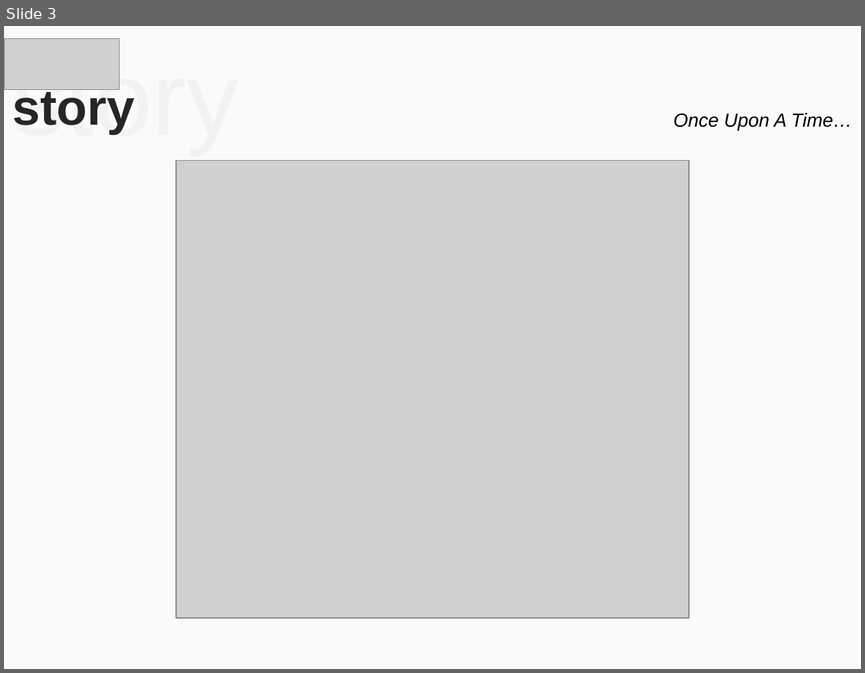
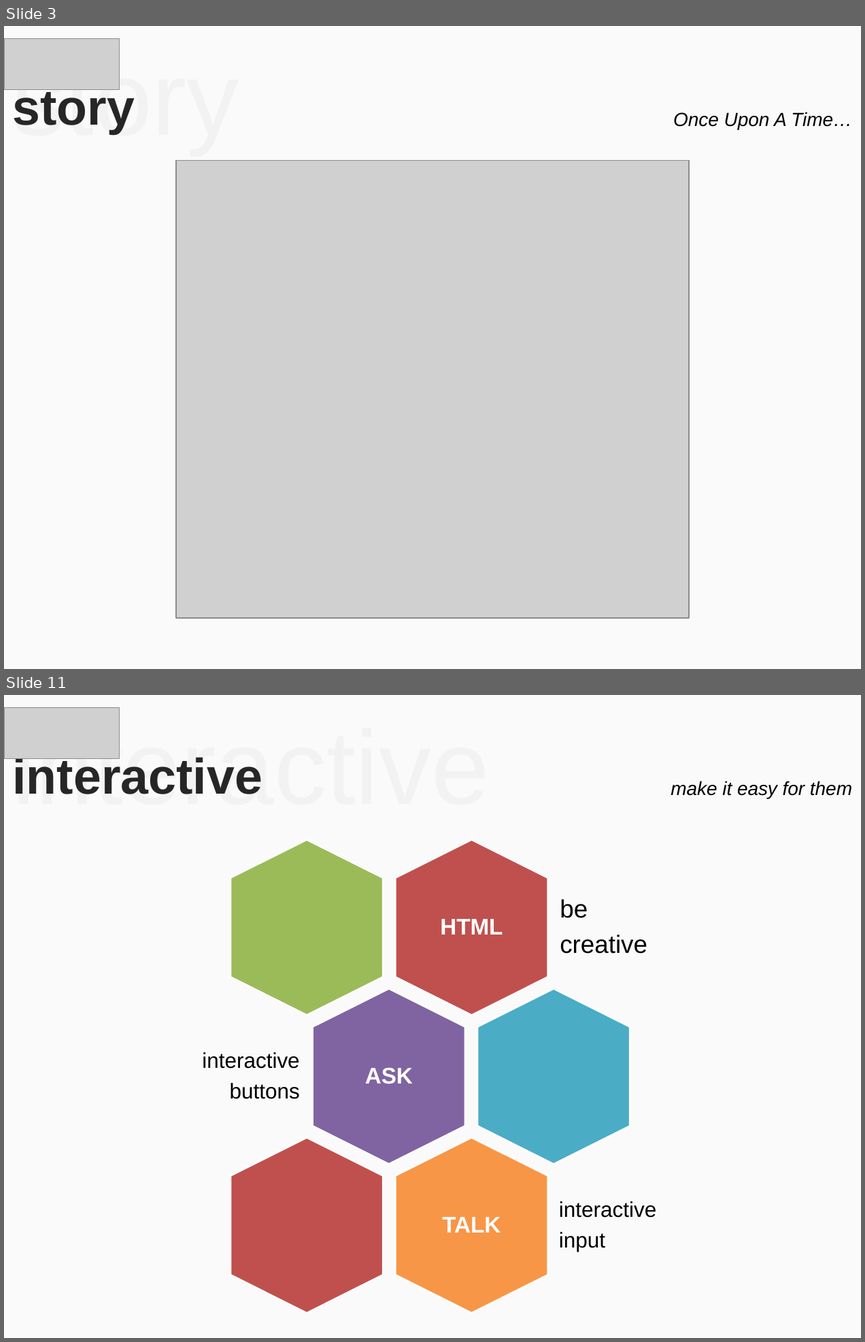
Before and after one commit to mohitmamoria/horntell-unpluggd-deck, a slide deck: Horntell - Unpluggd.pptx. Shown one above the other, each under a label of ours: slide 3 before the commit, slides 3 and 11 after it; the slides between them are not shown. The pictures are 865x673 and 865x1342 pixels, drawn with LibreOffice and Linux fonts; fonts in the diff are those of the drawing; grey boxes stand for pictures. Boxes give left, top, right and bottom in pixels: in the first picture for what was removed or moved away, otherwise in the second. Text is boxed around its words. In the diff, an @@ line names an element or a change of style, - is before the commit and + after.

```diff
--- a/Horntell - Unpluggd.pptx
+++ b/Horntell - Unpluggd.pptx
@@ slide 11 added at [4, 695, 861, 1338], background #FAFAFA @@
@@ picture added at [4, 708, 119, 759] @@
@@ text added at [12, 721, 489, 794], 88 pt, text #F2F2F2 @@
+interactive
@@ title added at [13, 754, 263, 794], 42 pt, text #262626, bold @@
+interactive
@@ text added at [670, 781, 852, 799], 16 pt, text #000000, italic @@
+make it easy for them
@@ group added at [202, 839, 656, 1312]: 6 hexagons, 6 texts @@
+HTML
+be
+creative
+ASK
+interactive
+buttons
+TALK
+interactive
+input
```
Also in this commit, not shown: 1 slide changed, 11 other slides added, 7 slides removed, 9 other files.
